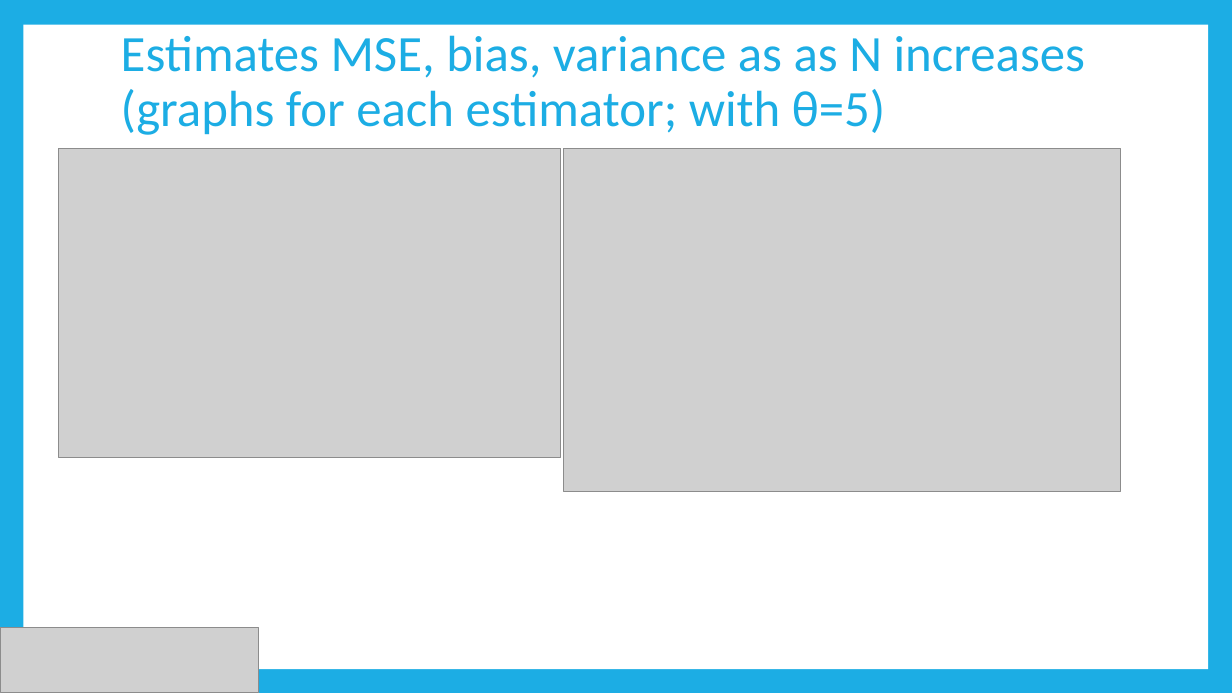
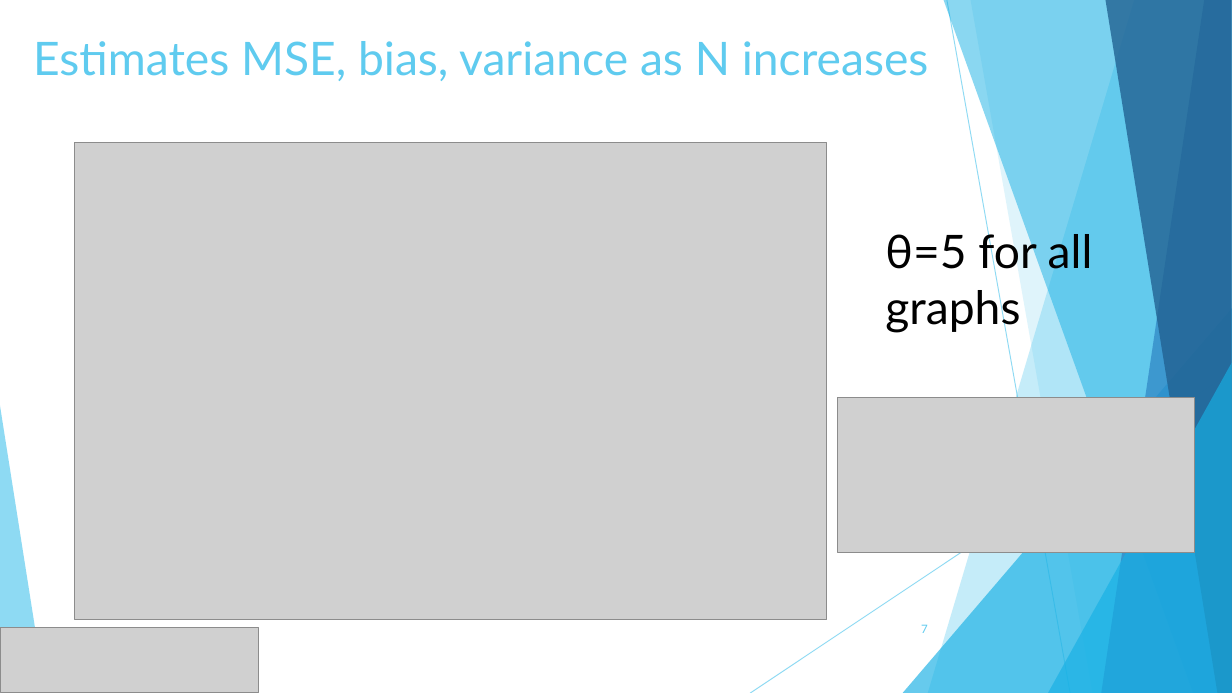
Before and after one commit to dsasson48/estimators_222, a slide deck: slide 7 of 222_presentation.pptx. Drawn at 1232x693 pixels with LibreOffice and Linux fonts; fonts in the diff are those of the drawing; grey boxes stand for pictures. Boxes give left, top, right and bottom in pixels: in the first picture for what was removed or moved away, otherwise in the second. Text is boxed around its words. In the diff, an @@ line names an element or a change of style, - is before the commit and + after.

```diff
--- a/222_presentation.pptx
+++ b/222_presentation.pptx
@@ background #1CADE4 to #FFFFFF @@
@@ rectangle removed at bbox=[23, 25, 1208, 669] @@
@@ title "Estimates MSE, bias, variance as ..." at bbox=[33, 41, 929, 81]: vertical alignment middle to top @@
@@ title at bbox=[33, 41, 929, 81]: text changed; size 39.6 to 36 pt; font Calibri to Lato; text colour #1CADE4 to #5FCBEF @@
-Estimates MSE, bias, variance as as N increases
-(graphs for each estimator; with θ=5)
+Estimates MSE, bias, variance as N increases
@@ picture removed at bbox=[59, 148, 561, 457] @@
@@ picture added at bbox=[75, 142, 827, 620] @@
@@ picture removed at bbox=[564, 148, 1121, 492] @@
@@ text added at bbox=[885, 228, 1093, 333], 36 pt, text #000000 @@
+θ=5 for all
+graphs
@@ group added at bbox=[0, 0, 1232, 693]: 5 freeform shapes, 3 triangles, 2 lines @@
@@ picture added at bbox=[838, 397, 1196, 552] @@
@@ page number added at bbox=[921, 624, 928, 633], 9 pt, text #5FCBEF @@
+7
```
Also in this commit, not shown: 12 other slides changed, 1 slide added, 1 slide removed.
